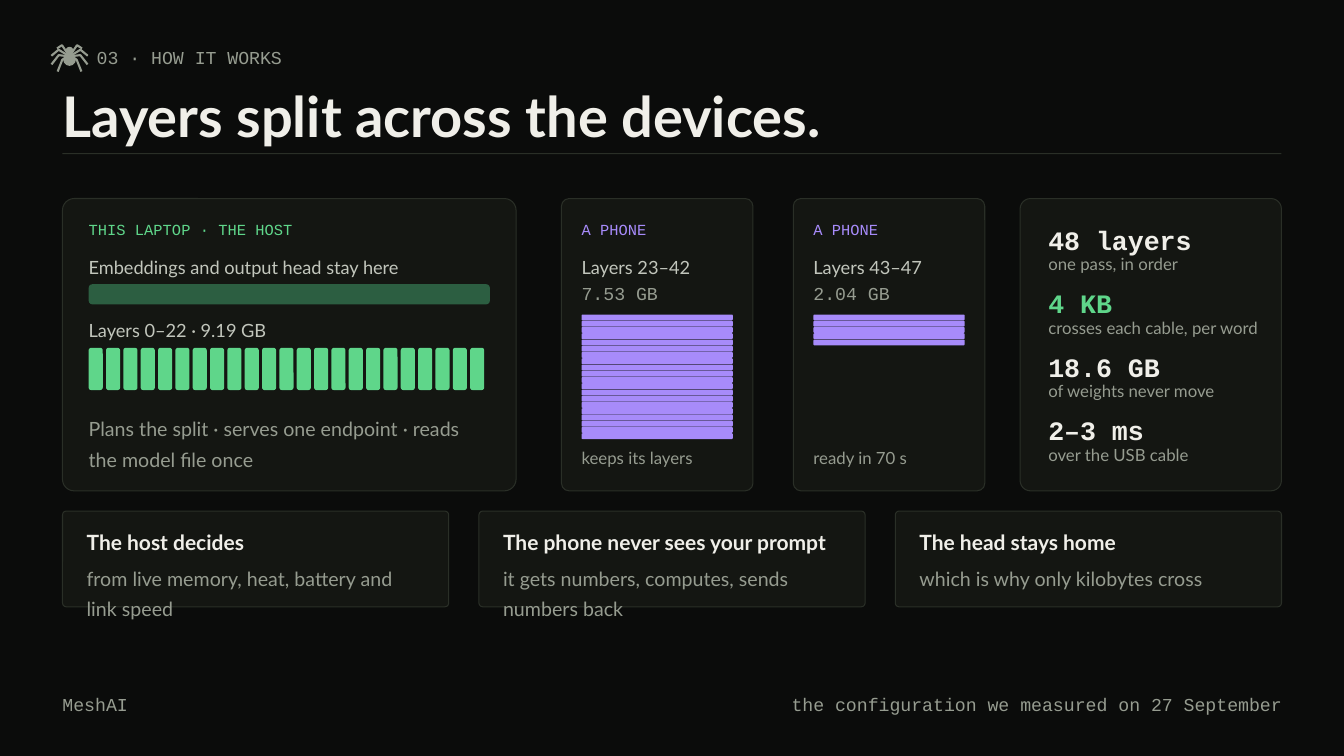
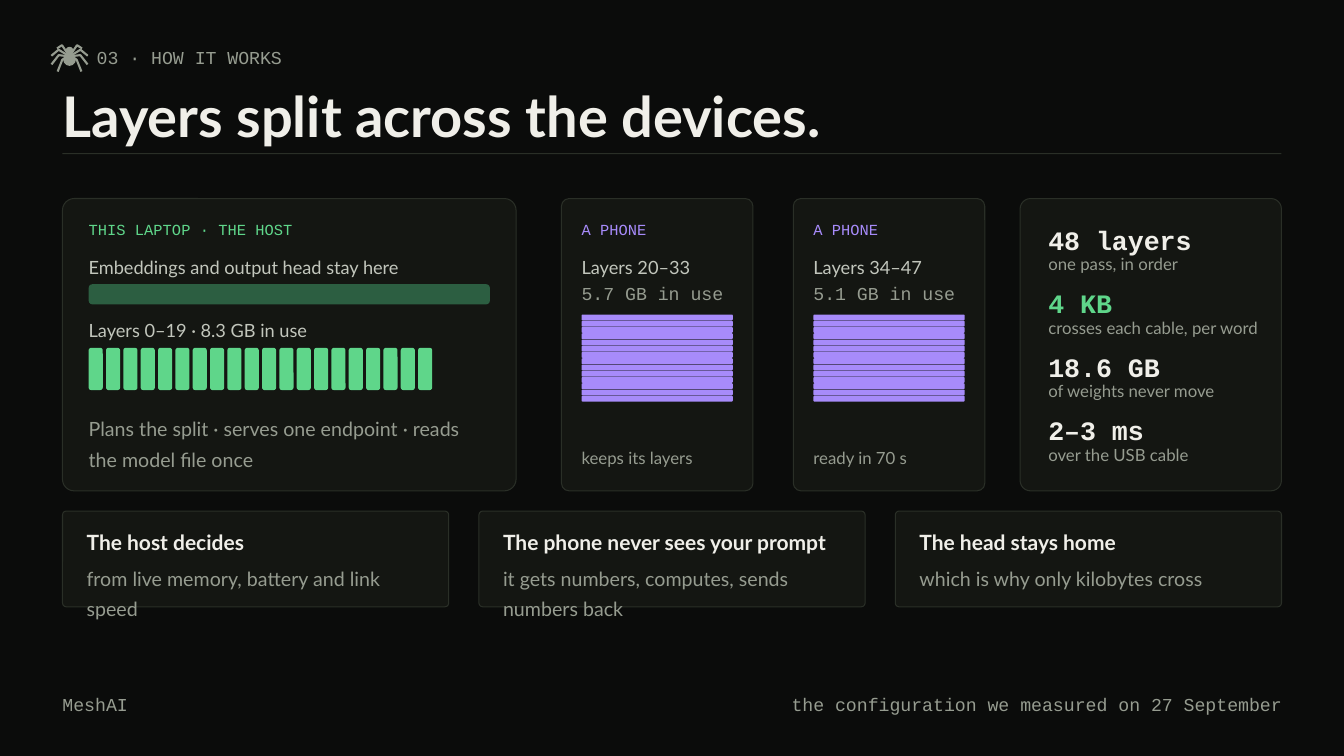
Before and after one commit to prajwal-gunnala/maynards, a slide deck: slide 5 of docs/deck-editable/MeshAI_Deck.pptx. Drawn at 1344x756 pixels with LibreOffice and Linux fonts; fonts in the diff are those of the drawing. Boxes give left, top, right and bottom in pixels: in the first picture for what was removed or moved away, otherwise in the second. Text is boxed around its words. In the diff, an @@ line names an element or a change of style, - is before the commit and + after.

Commit message:
deck (editable), slide 5: the split we run now, with the memory each device uses
What: docs/deck-editable/build.py slide 5 ("Layers split across the
devices"), and the rebuilt MeshAI_Deck.pptx.
  laptop  "Layers 0–22 · 9.19 GB"  -> "Layers 0–19 · 8.3 GB in use"  (20 blocks, was 23)
  phone 1 "Layers 23–42", "7.53 GB" -> "Layers 20–33", "5.7 GB in use" (14 blocks, was 20)
  phone 2 "Layers 43–47", "2.04 GB" -> "Layers 34–47", "5.1 GB in use" (14 blocks, was 5)
  "The host decides from live memory, heat, battery and link speed"
      -> "from live memory, battery and link speed" (heat no longer leaves a
         phone out, d7874a5's parent e78c9bd)

Why: the slide showed the first 30B split (laptop first, planner estimates).
The run the team uses now is the pinned phones-share split that passed 15/15
(64b568b). The user asked for the memory actually in use.

Numbers: measured 27 Sep 09:4x with the 30B loaded at MESH_CTX=16384 — RSS of
llama-server on the laptop 8.33 GB, of the rpc-server on ·8373 5.69 GB and on
·8a75 5.12 GB (the planner's estimates were 8.34 / 5.43 / 5.64).

Unchanged: every other slide (same build.py). The OVERFLOW lines the build
prints come from empty decorative shapes and were there before this change.

Checked: rendered slide 5 through LibreOffice; text read back from the pptx.
The build writes to ~/IQOO/MeshAI_Deck.pptx; this copy was built to a scratch
path and copied into docs/deck-editable/.

```diff
--- a/docs/deck-editable/MeshAI_Deck.pptx
+++ b/docs/deck-editable/MeshAI_Deck.pptx
@@ text at <box>582,261,690,277</box>: text changed @@
-Layers 23–42
+Layers 20–33
@@ text at <box>813,261,922,277</box>: text changed @@
-Layers 43–47
+Layers 34–47
@@ text at <box>582,287,724,300</box>: text changed @@
-7.53 GB
+5.7 GB in use
@@ text at <box>813,287,955,300</box>: text changed @@
-2.04 GB
+5.1 GB in use
@@ text at <box>89,324,307,340</box>: text changed @@
-Layers 0–22 · 9.19 GB
+Layers 0–19 · 8.3 GB in use
@@ rounded rectangle removed at <box>436,348,450,390</box> @@
@@ rounded rectangle removed at <box>453,348,467,390</box> @@
@@ rounded rectangle removed at <box>470,348,484,390</box> @@
@@ rounded rectangle: place and size @@
-rounded rectangle at <box>582,434,733,440</box>
+rounded rectangle at <box>814,346,965,352</box>
@@ rounded rectangle added at <box>814,352,965,358</box>, fill #A78BFA @@
@@ rounded rectangle added at <box>814,358,965,364</box>, fill #A78BFA @@
@@ rounded rectangle: place and size @@
-rounded rectangle at <box>582,408,733,414</box>
+rounded rectangle at <box>814,389,965,395</box>
@@ rounded rectangle: place and size @@
-rounded rectangle at <box>582,414,733,420</box>
+rounded rectangle at <box>814,383,965,389</box>
@@ rounded rectangle: place and size @@
-rounded rectangle at <box>582,420,733,426</box>
+rounded rectangle at <box>814,377,965,383</box>
@@ rounded rectangle: place and size @@
-rounded rectangle at <box>582,427,733,434</box>
+rounded rectangle at <box>814,371,965,377</box>
@@ rounded rectangle added at <box>814,365,965,371</box>, fill #A78BFA @@
@@ rounded rectangle: place and size @@
-rounded rectangle at <box>582,402,733,408</box>
+rounded rectangle at <box>814,396,965,402</box>
@@ text at <box>87,571,380,620</box>: text changed @@
-from live memory, heat, battery and link speed
+from live memory, battery and link speed
```
Also in this commit, not shown: 1 other file.
